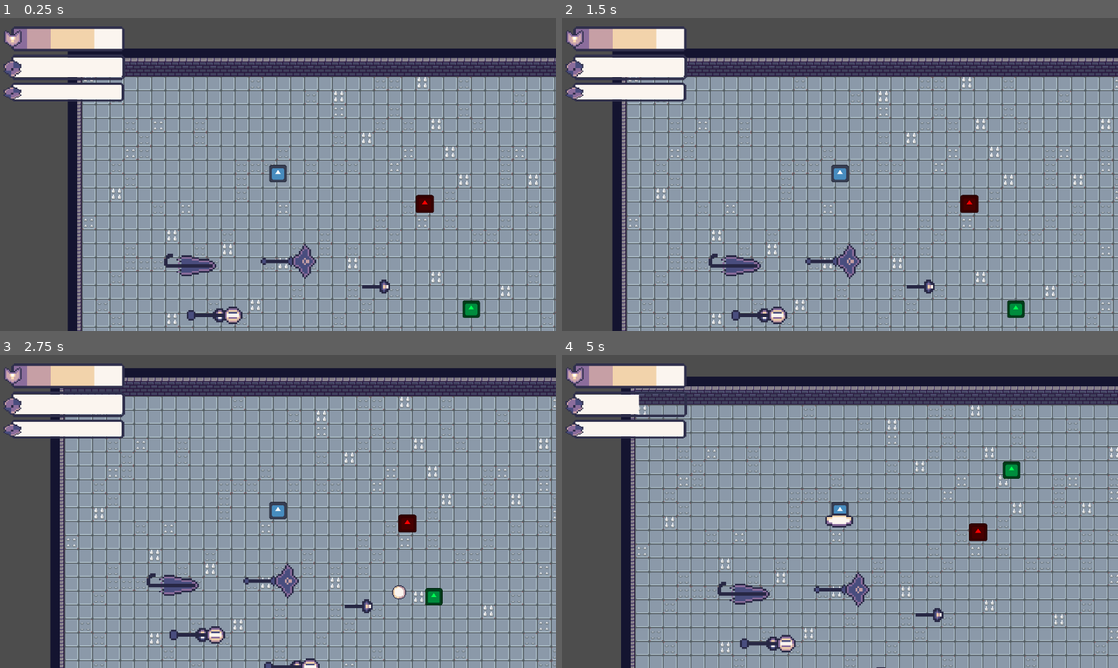
Above: before the commit, frames 1-4 (two rows, left to right).
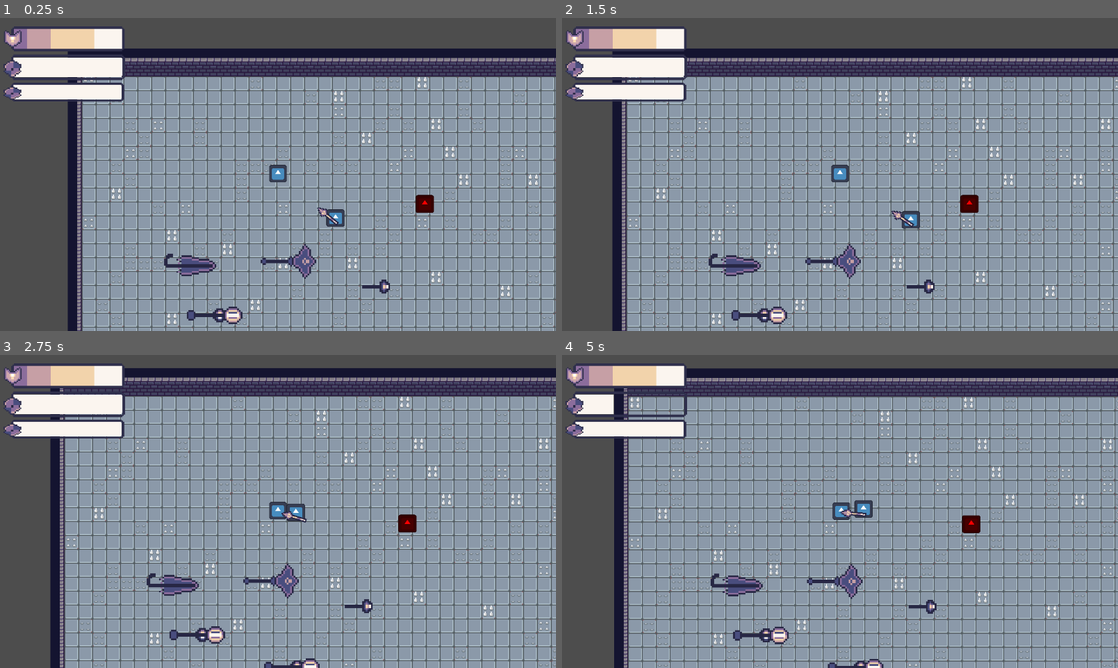
Above: after the commit, the same moments.

Repository: chabsseu/Stauffs-and-Magic
Game: Godot game, scene res://Scenes/Floors/test_world.tscn
Same seed, same stepped clock (60 frames per second), same inputs: the game is played once before the commit and once after it. The engine's default icon, where the game draws it, is replaced by a stand-in: a white triangle on a blue panel in a dark square.
Inputs (mouse positions are in pixels of both pictures, inside the frame that each line leads up to):
- Up to frame 1 (0.25 s): no input
- Up to frame 2 (1.5 s): move the mouse to (962, 158) at 0.52 s; tap A (A) at 0.6 s; tap D (D) at 0.8, 1.35 s; move the mouse to (728, 190) at 1.27 s
- Up to frame 3 (2.75 s): tap S (S) at 1.55, 2.1 s; move the mouse to (333, 442) at 2.02 s; tap W (W) at 2.3 s
- Up to frame 4 (5 s): move the mouse to (812, 574) at 2.77 s; tap W (W) at 2.85 s; tap A (A) at 3.05, 3.6 s; move the mouse to (1006, 558) at 3.52 s; tap D (D) at 3.8, 4.35 s; move the mouse to (673, 464) at 4.27 s; tap S (S) at 4.55 s

The runs differ from the first frame. In frame 1, 0.4% of the frame differs, in the area x 57-87%, y 60-96%; in frame 2, 0.4%; in frame 3, 0.5%; in frame 4, 43%, in the area x 9-100%, y 4-100%.

Commit message:
added a camera shake when hit and when the enemy take damage

Diff:
--- a/Scenes/Floors/test_world.tscn
+++ b/Scenes/Floors/test_world.tscn
@@ -8,7 +8,7 @@
 [ext_resource type="PackedScene" uid="uid://banf8jkq6cu4e" path="res://Scenes/Weapon/ice_staff.tscn" id="5_ruqt4"]
 [ext_resource type="PackedScene" uid="uid://8n3kngoq2sld" path="res://Scenes/Weapon/mana_staff.tscn" id="7_6brkv"]
 [ext_resource type="PackedScene" uid="uid://cdqh2qddc6swr" path="res://Scenes/Weapon/umbrel_staff.tscn" id="8_krihg"]
-[ext_resource type="PackedScene" uid="uid://cb0kyqifl5o74" path="res://Scenes/Enemies/slime.tscn" id="9_k11si"]
+[ext_resource type="PackedScene" uid="uid://ixiakydo7vts" path="res://Scenes/Enemies/spear_guy.tscn" id="10_gbv6p"]
 
 [sub_resource type="TileSetAtlasSource" id="TileSetAtlasSource_2yfla"]
 texture = ExtResource("1_3sc00")
@@ -192,5 +192,5 @@
 position = Vector2(123, 234)
 weapon_scene = ExtResource("8_krihg")
 
-[node name="slime" parent="." unique_id=1631911288 instance=ExtResource("9_k11si")]
-position = Vector2(447, 283)
+[node name="spear_guy" parent="." unique_id=1663760771 instance=ExtResource("10_gbv6p")]
+position = Vector2(318, 201)
--- a/Scenes/Player/player.tscn
+++ b/Scenes/Player/player.tscn
@@ -2,6 +2,7 @@
 
 [ext_resource type="Script" uid="uid://bln4x7n1bjd8p" path="res://Scripts/Player/player.gd" id="1_a3d8c"]
 [ext_resource type="Texture2D" uid="uid://ctgav05ifthty" path="res://icon.svg" id="1_uvnfx"]
+[ext_resource type="Script" uid="uid://l5hl2sus6yh8" path="res://Scripts/UI/camera_2d.gd" id="3_htcer"]
 [ext_resource type="Texture2D" uid="uid://bj74em60yojnr" path="res://Assets/UI/cooldown.png" id="4_htcer"]
 [ext_resource type="PackedScene" uid="uid://ciwy7dfadp2tp" path="res://Scenes/UI/health_armor.tscn" id="4_mtuoh"]
 
@@ -24,6 +25,7 @@
 
 [node name="Camera2D" type="Camera2D" parent="." unique_id=959096284]
 zoom = Vector2(2, 2)
+script = ExtResource("3_htcer")
 
 [node name="Health&Armor" parent="." unique_id=1251041895 instance=ExtResource("4_mtuoh")]
 
--- a/Scripts/Enemies/slime.gd
+++ b/Scripts/Enemies/slime.gd
@@ -6,13 +6,13 @@
 @export var safe_distance: float = 200.0
 @export var shoot_interval: float = 0.5
 @export var damage_node: PackedScene
-@export var max_health: int
+@export var max_health: int = 10
 
 @export var patrol_radius: float = 200.0
 @export var patrol_speed: float = 100.0
 @export var stop_duration: float = 1.0
 
-# NEW: reposition settings
+# reposition settings
 @export var reposition_radius: float = 100.0
 @export var reposition_speed: float = 200.0
 
@@ -42,7 +42,6 @@
 
 var state = State.PATROL
 
-
 # =========================
 # READY
 # =========================
@@ -57,13 +56,11 @@
 	start_position = global_position
 	_pick_new_patrol_target()
 
-
 # =========================
 # MAIN LOOP
 # =========================
 func _physics_process(delta: float) -> void:
 	match state:
-
 		State.PATROL:
 			_handle_patrol(delta)
 
@@ -73,9 +70,7 @@
 		State.REPOSITION:
 			_handle_reposition()
 
-
 	move_and_slide()
-
 
 # =========================
 # PATROL
@@ -100,13 +95,11 @@
 			is_stopping = true
 			stop_timer = stop_duration
 
-
 func _pick_new_patrol_target() -> void:
 	var angle = randf() * TAU
 	var distance = randf() * patrol_radius
 	patrol_target = start_position + Vector2(cos(angle), sin(angle)) * distance
 
-
 # =========================
 # COMBAT
 # =========================
@@ -117,22 +110,20 @@
 
 	var distance = global_position.distance_to(player.global_position)
 
-	# keep distance from player
 	if distance < safe_distance:
 		var move_dir = (global_position - player.global_position).normalized()
 		velocity = move_dir * enemy_state.speed
 	else:
 		velocity = Vector2.ZERO
 
-
-# =========================
-# 🔫 SHOOT THEN REPOSITION
+# =========================
+# SHOOT THEN REPOSITION
 # =========================
 func _on_timer_timeout() -> void:
 	if not can_shoot or not player or projectile_scene == null:
 		return
 
-	# ---- SHOOT ----
+	# Shoot
 	var bullet = projectile_scene.instantiate()
 	bullet.global_position = global_position
 
@@ -145,13 +136,12 @@
 
 	get_tree().current_scene.add_child(bullet)
 
-	# ---- AFTER SHOOT → REPOSITION ----
+	# Reposition after shooting
 	_pick_reposition_target()
 	state = State.REPOSITION
 
-
-# =========================
-# REPOSITION SYSTEM
+# =========================
+# REPOSITION
 # =========================
 func _pick_reposition_target():
 	if not player:
@@ -159,9 +149,7 @@
 
 	var angle = randf() * TAU
 	var offset = Vector2(cos(angle), sin(angle)) * reposition_radius
-
 	reposition_target = player.global_position + offset
-
 
 func _handle_reposition():
 	if not player:
@@ -171,13 +159,11 @@
 	var dir = (reposition_target - global_position)
 
 	if dir.length() < 10.0:
-		# reached new position → go back to combat and allow shooting again
 		state = State.COMBAT
 		timer.start()
 		return
 
 	velocity = dir.normalized() * reposition_speed
-
 
 # =========================
 # DETECTION
@@ -189,7 +175,6 @@
 		timer.start()
 		state = State.COMBAT
 
-
 func _on_shooting_area_body_exited(body: Node2D) -> void:
 	if body.is_in_group("Player"):
 		player = null
@@ -197,22 +182,39 @@
 		timer.stop()
 		state = State.PATROL
 
-
-# =========================
-# DAMAGE
+# =========================
+# DAMAGE SYSTEM + JUICE
 # =========================
 func take_damage(amount: int):
-	var damage = damage_node.instantiate()
-	damage.find_child("Label").text = str(amount)
-	damage.position = position
-	get_parent().add_child(damage)
-
+	# Spawn floating damage text
+	if damage_node:
+		var damage = damage_node.instantiate()
+		var label = damage.find_child("Label")
+		if label:
+			label.text = str(amount)
+
+		damage.global_position = global_position
+		get_parent().add_child(damage)
+
+	# Apply damage
 	current_health -= amount
 	print("Enemy Health: %d" % current_health)
 
+	# Camera shake (light hit)
+	var cam = get_viewport().get_camera_2d()
+	if cam and cam.has_method("shake"):
+		cam.shake(randf_range(2.5, 4.0))
+
+	# Death
 	if current_health <= 0:
+		# Stronger shake on kill
+		if cam and cam.has_method("shake"):
+			cam.shake(randf_range(5.0, 8.0))
+
 		die()
 
-
+# =========================
+# DEATH
+# =========================
 func die():
 	queue_free()
--- a/Scripts/Enemies/sloth.gd
+++ b/Scripts/Enemies/sloth.gd
@@ -156,6 +156,17 @@
 	current_health -= amount
 	print("Enemy Health: %d" % current_health)
 
+	# Camera shake (light hit)
+	var cam = get_viewport().get_camera_2d()
+	if cam and cam.has_method("shake"):
+		cam.shake(randf_range(2.5, 4.0))
+
+	# Death
+	if current_health <= 0:
+		# Stronger shake on kill
+		if cam and cam.has_method("shake"):
+			cam.shake(randf_range(5.0, 8.0))
+
 	if current_health <= 0:
 		die()
 
--- a/Scripts/Enemies/spear_guy.gd
+++ b/Scripts/Enemies/spear_guy.gd
@@ -125,6 +125,17 @@
 	current_health -= amount
 	print("Enemy Health: %d" % current_health)
 
+	# Camera shake (light hit)
+	var cam = get_viewport().get_camera_2d()
+	if cam and cam.has_method("shake"):
+		cam.shake(randf_range(2.5, 4.0))
+
+	# Death
+	if current_health <= 0:
+		# Stronger shake on kill
+		if cam and cam.has_method("shake"):
+			cam.shake(randf_range(5.0, 8.0))
+
 	if current_health <= 0:
 		die()
 
--- a/Scripts/Player/player.gd
+++ b/Scripts/Player/player.gd
@@ -193,6 +193,9 @@
 # -------------------------
 func take_armor_damage(amount: int) -> void:
 	PlayerState.take_armor_damage(amount)
+
+	$Camera2D.shake(randf_range(5.0, 8.0))
+
 	if PlayerState.current_health <= 0:
 		die()
 
--- /dev/null
+++ b/Scripts/UI/camera_2d.gd
@@ -0,0 +1,19 @@
+extends Camera2D
+
+var shake_strength: float = 0.0
+var shake_fade: float = 10.0
+
+func _process(delta):
+    if shake_strength > 0:
+        shake_strength = lerp(shake_strength, 0.0, shake_fade * delta)
+
+        offset = Vector2(
+            randf_range(-shake_strength, shake_strength),
+            randf_range(-shake_strength, shake_strength)
+        )
+    else:
+        offset = Vector2.ZERO
+
+
+func shake(amount: float):
+    shake_strength = max(shake_strength, amount)
Not shown, added: Scripts/UI/camera_2d.gd.uid
